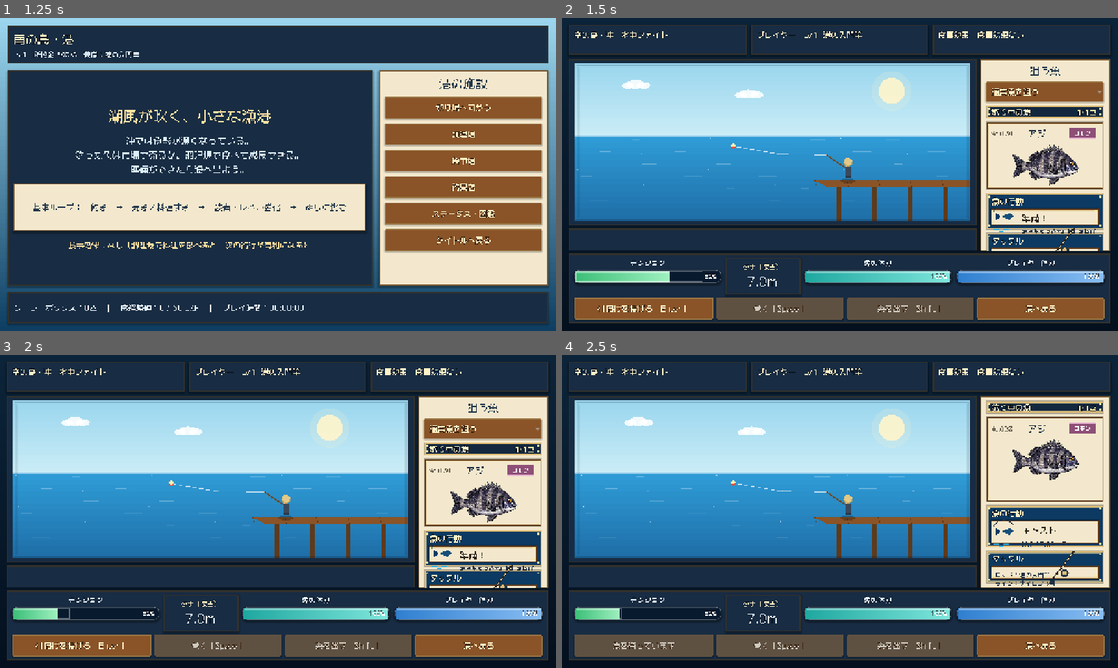
Above: before the commit, frames 1-4 (two rows, left to right).
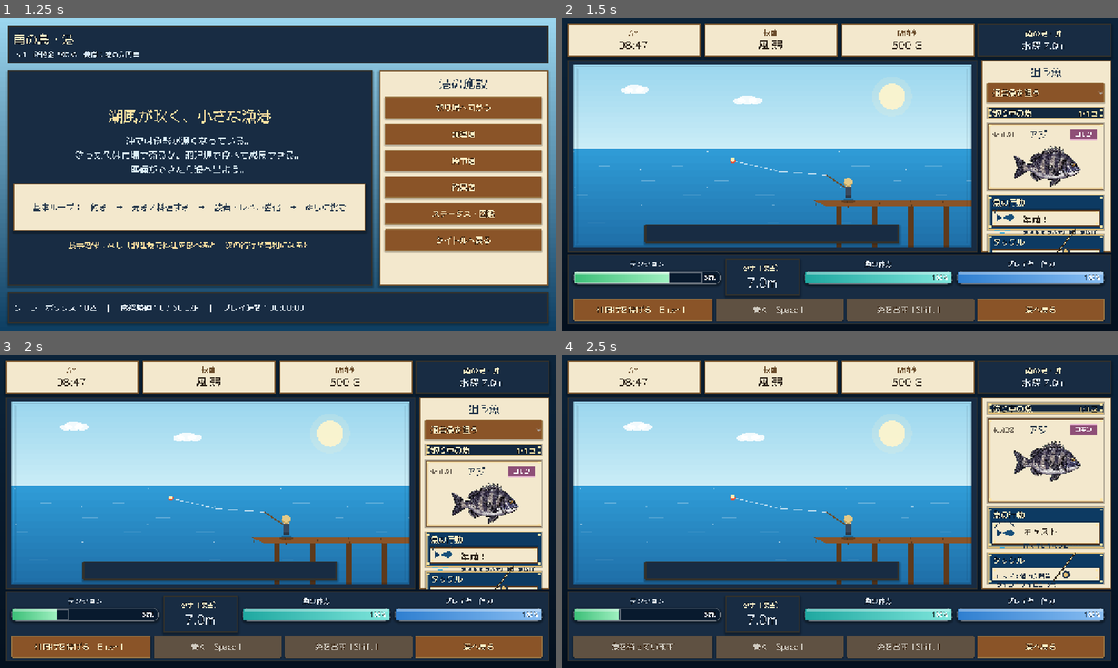
Above: after the commit, the same moments.

Repository: RYUKOU-OKUMURA/tsuri_quest_umi_mvp
Game: Godot game, scene res://scenes/main.tscn
The game is run twice, just before and just after one commit, with the same random seed, the same clock (stepped at 60 frames per second) and the same inputs.
Inputs:
- Up to frame 1 (1.25 s): click "ゲームを始める" at 0.5 s
- Up to frame 2 (1.5 s): click "釣り場へ向かう" at 1.25 s
- Up to frame 3 (2 s): no input
- Up to frame 4 (2.5 s): click "仕掛けを投げる［Enter］" at 2 s

Frame 1 is identical in both runs. In frame 2, 31% of the frame differs, in the area x 1-99%, y 1-98%; in frame 3, 31%; in frame 4, 31%.

Commit message:
Tighten underwater fight screen layout

Diff:
--- a/src/ui/fishing_screen.gd
+++ b/src/ui/fishing_screen.gd
@@ -16,6 +16,7 @@
 var _reel_button: Button
 var _give_button: Button
 var _harbor_button: Button
+var _message_panel: PanelContainer
 var _message_label: Label
 var _state_label: Label
 var _action_label: Label
@@ -29,6 +30,7 @@
 var _view: UnderwaterView
 var _surface_view: SurfaceCastView
 var _fight_sidebar: FightSidebar
+var _top_depth_label: Label
 var _depth_hud_label: Label
 
 var _result_overlay: ColorRect
@@ -45,11 +47,11 @@
 	_simulator.message_changed.connect(_on_message_changed)
 	_simulator.fight_finished.connect(_on_fight_finished)
 
-	var root := make_root_margin(16)
+	var root := make_root_margin(14)
 	var layout := VBoxContainer.new()
 	layout.size_flags_horizontal = Control.SIZE_EXPAND_FILL
 	layout.size_flags_vertical = Control.SIZE_EXPAND_FILL
-	layout.add_theme_constant_override("separation", 8)
+	layout.add_theme_constant_override("separation", 6)
 	root.add_child(layout)
 
 	var meal_text := "食事効果なし"
@@ -87,14 +89,25 @@
 	_surface_view.size_flags_vertical = Control.SIZE_EXPAND_FILL
 	water_panel.add_child(_surface_view)
 
-	var message_panel := make_panel(true)
-	message_panel.custom_minimum_size = Vector2(0, 52)
-	message_panel.clip_contents = true
-	left_column.add_child(message_panel)
+	var message_layer := Control.new()
+	message_layer.mouse_filter = Control.MOUSE_FILTER_IGNORE
+	water_panel.add_child(message_layer)
+	_message_panel = make_panel(true)
+	_message_panel.mouse_filter = Control.MOUSE_FILTER_IGNORE
+	_message_panel.visible = false
+	_message_panel.anchor_left = 0.18
+	_message_panel.anchor_top = 1.0
+	_message_panel.anchor_right = 0.82
+	_message_panel.anchor_bottom = 1.0
+	_message_panel.offset_left = 0.0
+	_message_panel.offset_top = -54.0
+	_message_panel.offset_right = 0.0
+	_message_panel.offset_bottom = -12.0
+	message_layer.add_child(_message_panel)
 	_message_label = make_body_label("", 18, Color("#fff0b5"), 2, Color("#0a1622"))
 	_message_label.horizontal_alignment = HORIZONTAL_ALIGNMENT_CENTER
 	_message_label.vertical_alignment = VERTICAL_ALIGNMENT_CENTER
-	message_panel.add_child(_message_label)
+	_message_panel.add_child(_message_label)
 
 	var info_panel := make_panel()
 	info_panel.custom_minimum_size = Vector2(300, 0)
@@ -211,27 +224,53 @@
 	return {"root": root, "bar": bar}
 
 
-func _make_fight_status_bar(meal_text: String) -> HBoxContainer:
+func _make_fight_status_bar(_meal_text: String) -> HBoxContainer:
 	var row := HBoxContainer.new()
-	row.custom_minimum_size = Vector2(0.0, 70.0)
+	row.custom_minimum_size = Vector2(0.0, 60.0)
 	row.size_flags_horizontal = Control.SIZE_EXPAND_FILL
-	row.add_theme_constant_override("separation", 10)
-	row.add_child(_make_status_card("南の島・沖", "水中ファイト", 260.0))
-	row.add_child(_make_status_card("プレイヤー", "Lv.%d  %s" % [PlayerProgress.level, String(_trip_stats.get("rod_name", "入門竿"))], 300.0))
-	row.add_child(_make_status_card("食事効果", meal_text, 0.0))
+	row.add_theme_constant_override("separation", 8)
+	row.add_child(_make_status_card("AM", "08:47", 170.0, false))
+	row.add_child(_make_status_card("快晴", "風 弱", 220.0, false))
+	row.add_child(_make_status_card("所持金", "%d G" % PlayerProgress.money, 220.0, false))
+	row.add_child(_make_location_depth_card())
 	return row
 
 
-func _make_status_card(title: String, body: String, min_width: float) -> PanelContainer:
-	var card := make_panel(true)
-	card.custom_minimum_size = Vector2(min_width, 70.0)
+func _make_status_card(title: String, body: String, min_width: float, dark: bool) -> PanelContainer:
+	var card := make_panel(dark)
+	card.custom_minimum_size = Vector2(min_width, 60.0)
 	card.size_flags_horizontal = Control.SIZE_EXPAND_FILL
 	var box := VBoxContainer.new()
 	box.add_theme_constant_override("separation", 0)
 	card.add_child(box)
-	var title_label := make_label("%s　%s" % [title, body], 18, Palette.TEXT_BONE, 3, Palette.TEXT_OUTLINE_DARK)
+	var title_color := Palette.TEXT_BONE if dark else Color("#6a4c2b")
+	var body_color := Color("#fff1c7") if dark else Color("#2b2117")
+	var title_label := make_label(title, 15, title_color, 2 if dark else 0, Palette.TEXT_OUTLINE_DARK)
 	title_label.size_flags_horizontal = Control.SIZE_EXPAND_FILL
+	title_label.horizontal_alignment = HORIZONTAL_ALIGNMENT_CENTER
 	box.add_child(title_label)
+	var body_label := make_label(body, 24, body_color, 3 if dark else 0, Palette.TEXT_OUTLINE_DARK)
+	body_label.size_flags_horizontal = Control.SIZE_EXPAND_FILL
+	body_label.horizontal_alignment = HORIZONTAL_ALIGNMENT_CENTER
+	box.add_child(body_label)
+	return card
+
+
+func _make_location_depth_card() -> PanelContainer:
+	var card := make_panel(true)
+	card.custom_minimum_size = Vector2(240.0, 60.0)
+	card.size_flags_horizontal = Control.SIZE_EXPAND_FILL
+	var box := VBoxContainer.new()
+	box.add_theme_constant_override("separation", 0)
+	card.add_child(box)
+	var location := make_label("南の島・沖", 17, Palette.TEXT_BONE, 3, Palette.TEXT_OUTLINE_DARK)
+	location.size_flags_horizontal = Control.SIZE_EXPAND_FILL
+	location.horizontal_alignment = HORIZONTAL_ALIGNMENT_CENTER
+	box.add_child(location)
+	_top_depth_label = make_label("水深 -- m", 22, Color("#eaf6ff"), 3, Palette.TEXT_OUTLINE_DARK)
+	_top_depth_label.size_flags_horizontal = Control.SIZE_EXPAND_FILL
+	_top_depth_label.horizontal_alignment = HORIZONTAL_ALIGNMENT_CENTER
+	box.add_child(_top_depth_label)
 	return card
 
 
@@ -345,7 +384,7 @@
 
 
 func _on_message_changed(message: String) -> void:
-	_message_label.text = message
+	_set_message_text(message)
 
 
 func _on_fight_finished(caught: bool, reason: String) -> void:
@@ -376,9 +415,11 @@
 func _update_ui() -> void:
 	if _simulator == null:
 		return
-	_message_label.text = _simulator.action_message
+	_set_message_text(_simulator.action_message)
 	if _depth_hud_label != null:
 		_depth_hud_label.text = "%.1fm" % _simulator.depth
+	if _top_depth_label != null:
+		_top_depth_label.text = "水深 %.1fm" % _simulator.depth
 	var tension_ratio := _simulator.tension / maxf(_simulator.line_break_limit(), 0.01)
 	_tension_bar.set_ratio(clampf(tension_ratio, 0.0, 1.0))
 	_update_tension_bar_color(tension_ratio)
@@ -415,6 +456,17 @@
 		_tension_bar.set_colors(Color("#3cbf78"), Color("#9ff0c0"))
 
 
+func _set_message_text(message: String) -> void:
+	if _message_label == null:
+		return
+	_message_label.text = message
+	if _message_panel != null:
+		var show_message := not message.strip_edges().is_empty()
+		if _simulator != null and _simulator.state == FishingSimulator.State.FIGHT:
+			show_message = false
+		_message_panel.visible = show_message
+
+
 # 水上キャストビュー／水中ビューのクロスフェード。
 # FIGHT 以降（CAUGHT/ESCAPED 含む）は水中、それ以外は水上を表示する。
 func _update_view_visibility(delta: float) -> void:
Not shown, changed: design-qa.md
